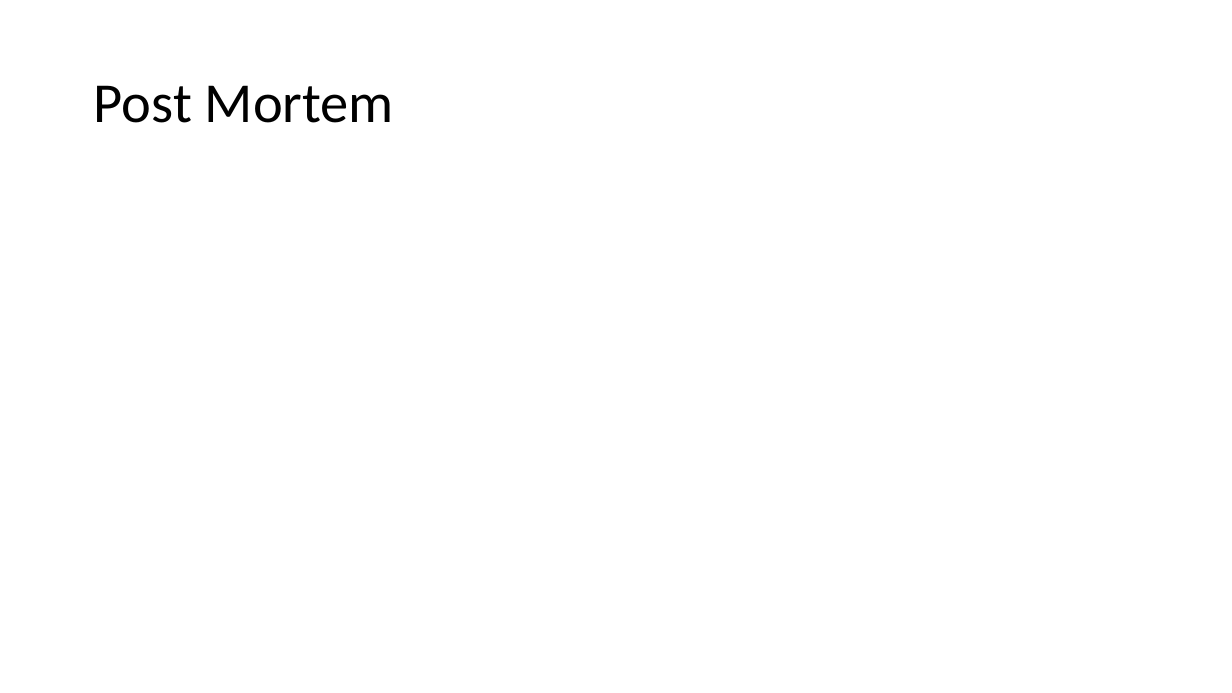
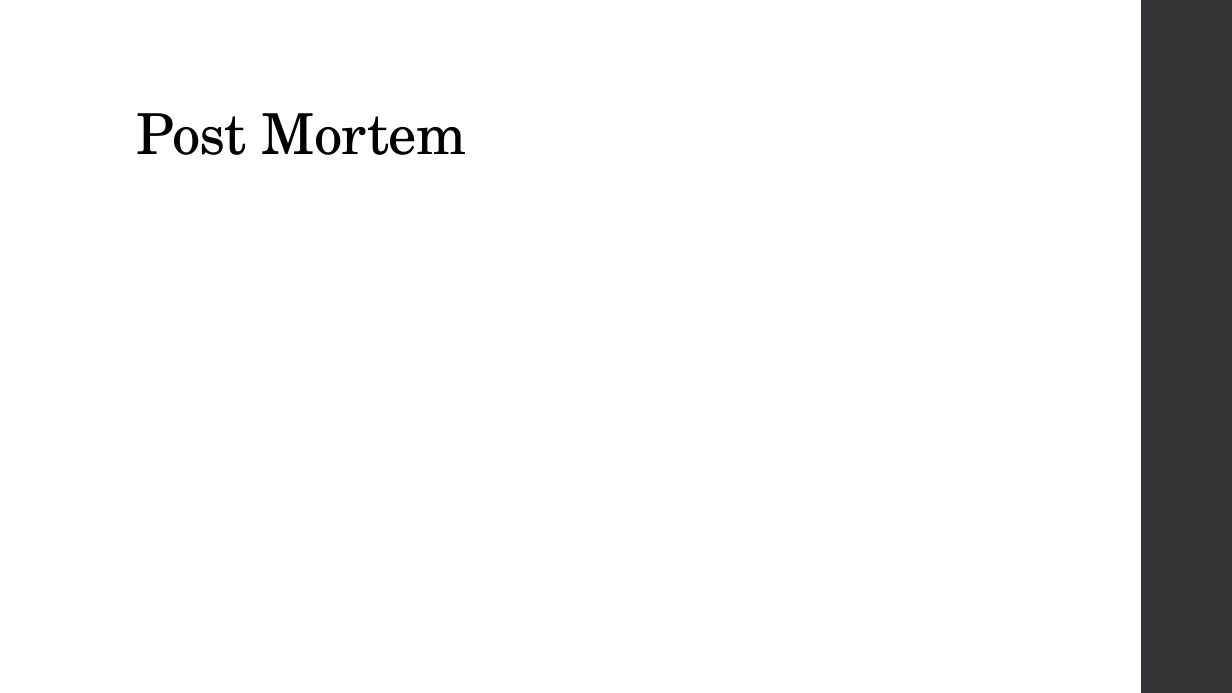
Before and after one commit to HeyMikeMarshall/DMV-HealthcarePy, a slide deck: slide 7 of DMV_Health_Care_Presentation.pptx. Drawn at 1232x693 pixels with LibreOffice and Linux fonts; fonts in the diff are those of the drawing; background and template pictures are left out. Boxes give left, top, right and bottom in pixels: in the first picture for what was removed or moved away, otherwise in the second. Text is boxed around its words. In the diff, an @@ line names an element or a change of style, - is before the commit and + after.

```diff
--- a/DMV_Health_Care_Presentation.pptx
+++ b/DMV_Health_Care_Presentation.pptx
@@ rectangle added at (1141,0,1232,693), fill #353537 @@
@@ title "Post Mortem": place and size @@
-title "Post Mortem" at (94,85,394,123)
+title "Post Mortem" at (137,113,466,155)
@@ title "Post Mortem" at (137,113,466,155): font Calibri to TeX Gyre Schola, letter spacing 0 to -0.5 pt; vertical alignment middle to bottom @@
```
Also in this commit, not shown: 5 other slides changed, 2 slides added, 2 slides removed.
